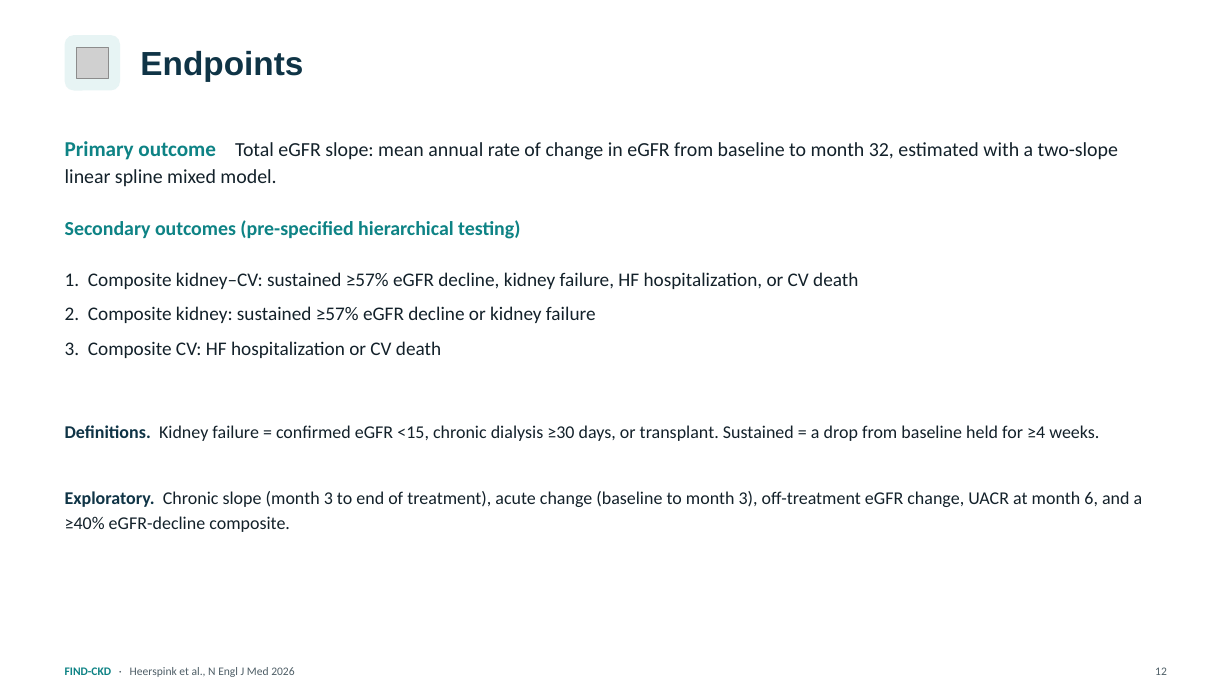
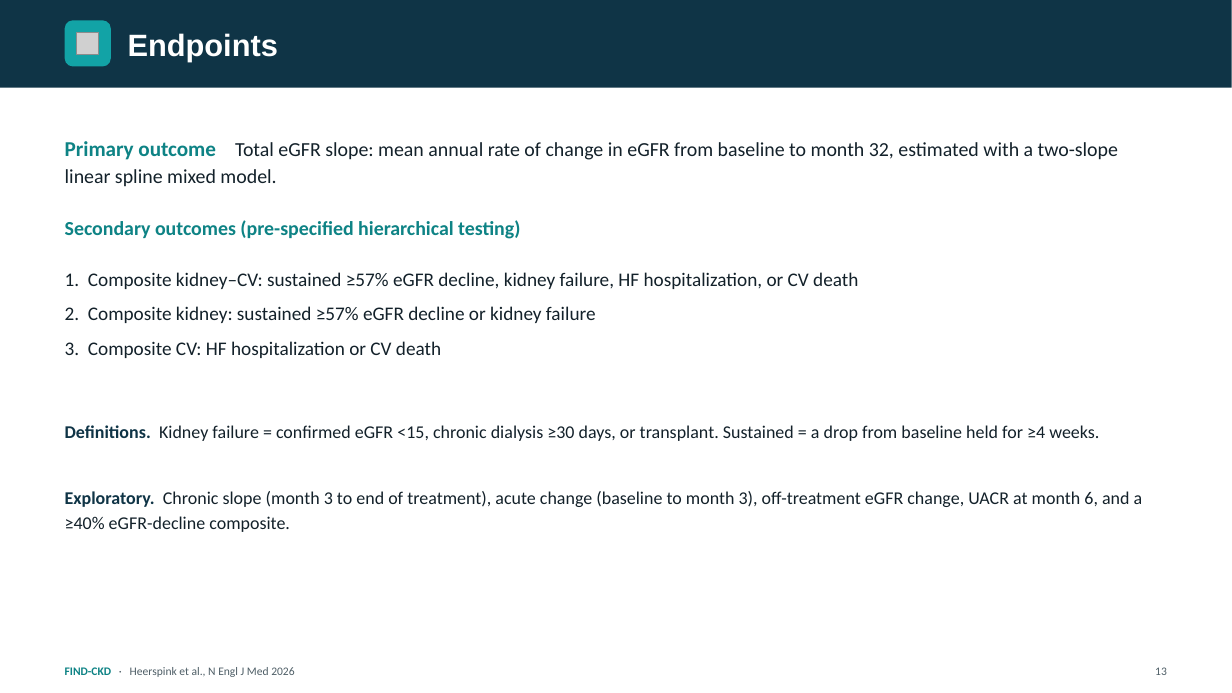
Before and after one commit to azbargarawan-sudo/clickwriting-landing, a slide deck: slide 13 of FIND-CKD.pptx (slide 12 before the commit). Drawn at 1232x693 pixels with LibreOffice and Linux fonts; fonts in the diff are those of the drawing; grey boxes stand for pictures. Boxes give left, top, right and bottom in pixels: in the first picture for what was removed or moved away, otherwise in the second. Text is boxed around its words. In the diff, an @@ line names an element or a change of style, - is before the commit and + after.

```diff
--- a/FIND-CKD.pptx
+++ b/FIND-CKD.pptx
@@ rectangle added at [0,0,1232,88], fill #0F3446 @@
@@ rounded rectangle: place and size @@
-rounded rectangle at [65,35,120,91]
+rounded rectangle at [65,20,111,67]
@@ rounded rectangle at [65,20,111,67]: fill #E7F4F4 to #12A3A6; proportions changed @@
@@ text "Endpoints": place and size @@
-text "Endpoints" at [140,50,303,81]
+text "Endpoints" at [128,33,278,61]
@@ text "Endpoints" at [128,33,278,61]: size 26 to 24 pt, text colour #0F3446 to #FFFFFF @@
@@ picture removed at [77,47,108,79] @@
@@ picture added at [77,32,99,55] @@
```
Also in this commit, not shown: 26 other slides changed, 1 slide added.
